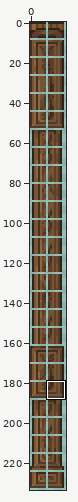
File history of a sprite sheet, Assets/Sprites/Tiles/Archives/FireplacePillar.png. The picture above shows the old version from afar; the outline marks the close-up.
Close-up. Old version:
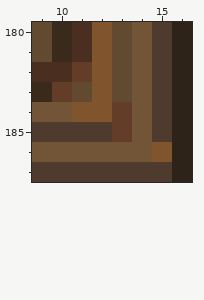
The file is 36x468 pixels, drawn in blocks of 2x2; one block is one cell here. Colours within 5 levels of each other are drawn and written as one. Shown: x 9..16, y 180..187. The commit also changed other parts of the picture, which this record leaves out.
After the commit:
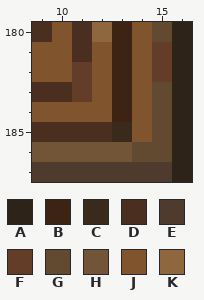
Palette (. is transparent): A #2e2319  B #3c2314  C #3a2a1c  D #4a2f21  E #4e3b2d  F #643d29  G #624a31  H #725537  J #80552e  K #8e673f
Changes in this commit:
y 180: x 9..10 GC -> DJ; x 12..15 JGHE -> KBJG
y 181: x 9..10 GC -> JJ; x 13..15 GHE -> BJF
y 182: x 9..10 DD -> JJ; x 13..15 GHE -> BJF
y 183: x 9..11 CFG -> DDF; x 13..15 GHE -> BJG
y 184: x 9..10 HH -> JJ; x 13..15 FHE -> BJG
y 185: x 9..15 EEEEFHE -> DDDDCJG
y 186: x 14..15 HJ -> GG
Where, in picture pixels (left, top, right, bottom), the same in both close-ups:
changed: (32, 22, 172, 162)
